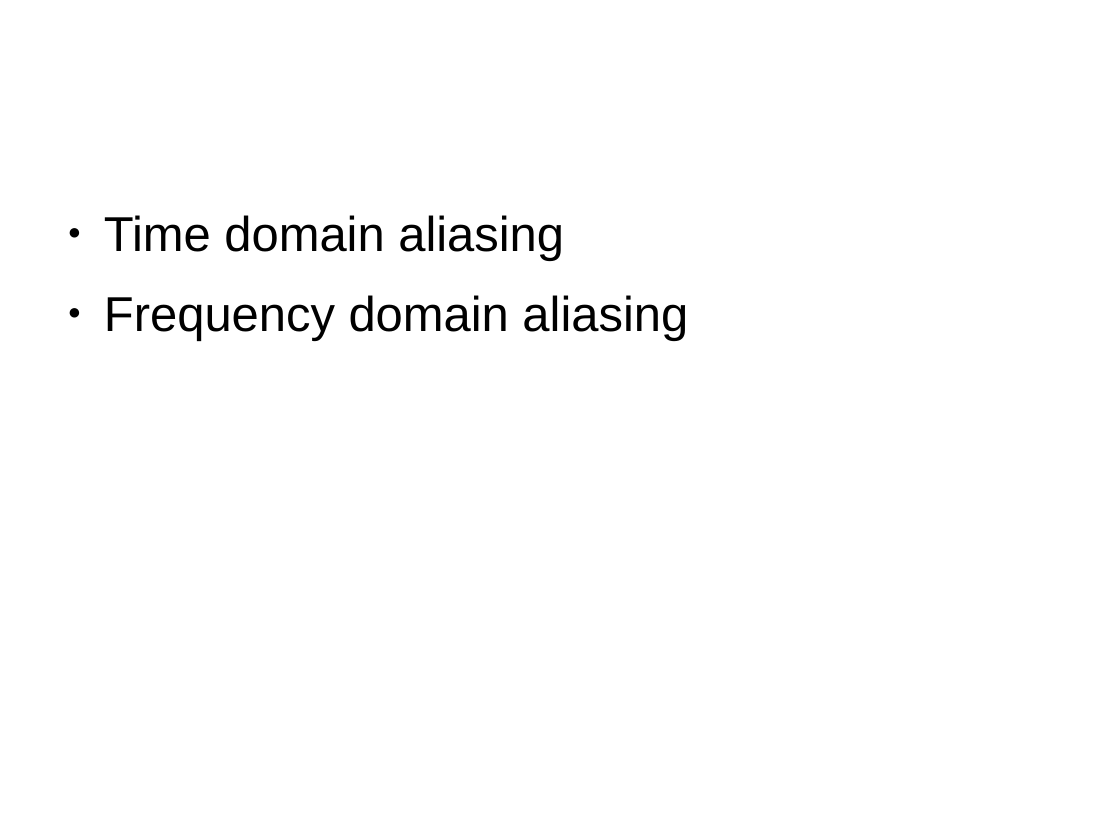
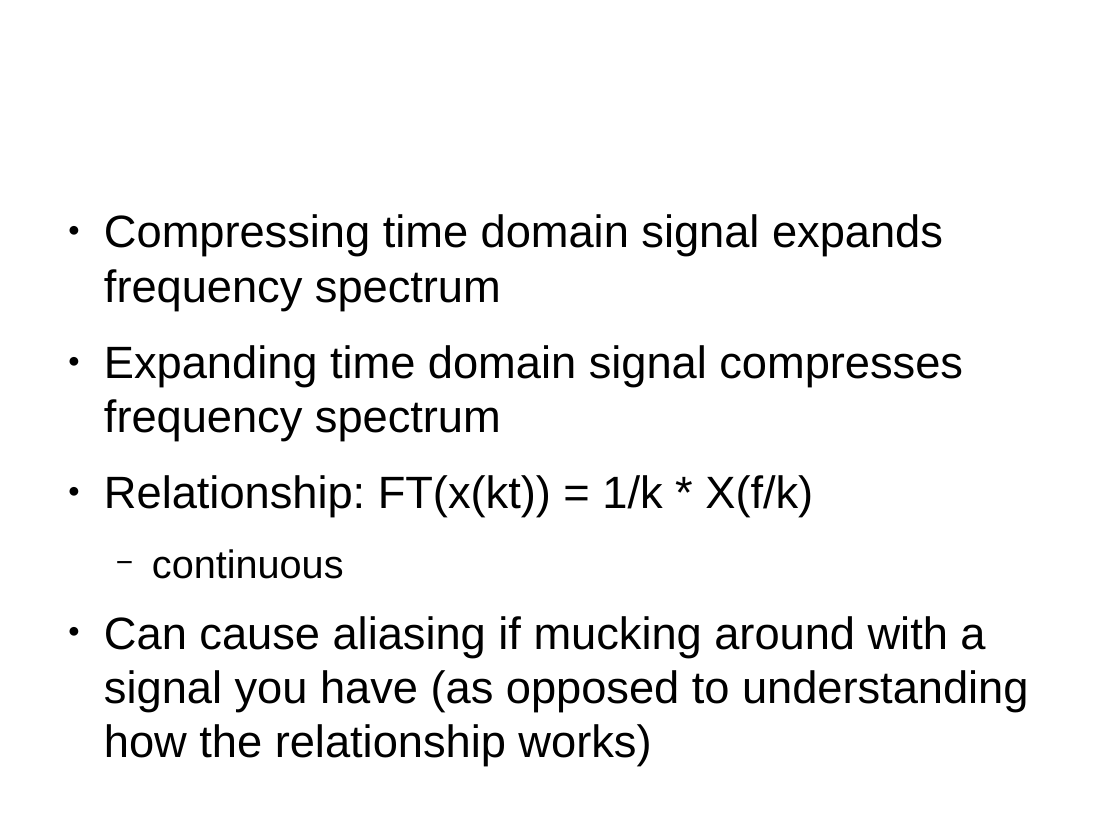
Before and after one commit to ahirapatel/dspguide-stuff, a slide deck: slide 5 of ch10/Notes.odp (slide 10 before the commit). Drawn at 1120x840 pixels with LibreOffice and Linux fonts; fonts in the diff are those of the drawing; background and template pictures are left out. Boxes give left, top, right and bottom in pixels: in the first picture for what was removed or moved away, otherwise in the second. Text is boxed around its words. In the diff, an @@ line names an element or a change of style, - is before the commit and + after.

```diff
--- a/ch10/Notes.odp
+++ b/ch10/Notes.odp
@@ text at bbox=[104, 214, 1028, 767]: text changed; size 34.7 to 32.1 pt @@
-● Time domain aliasing
-● Frequency domain aliasing
+● Compressing time domain signal expands frequency spectrum
+● Expanding time domain signal compresses frequency spectrum
+● Relationship: FT(x(kt)) = 1/k * X(f/k)
+  − continuous
+● Can cause aliasing if mucking around with a signal you have (as opposed to understanding how the relationship works)
@@ title added at bbox=[104, 345, 318, 387], 47.6 pt, text #FFFFFF @@
+Expanding / Contracting
```
Also in this commit, not shown: 7 slides added, 1 slide removed.
